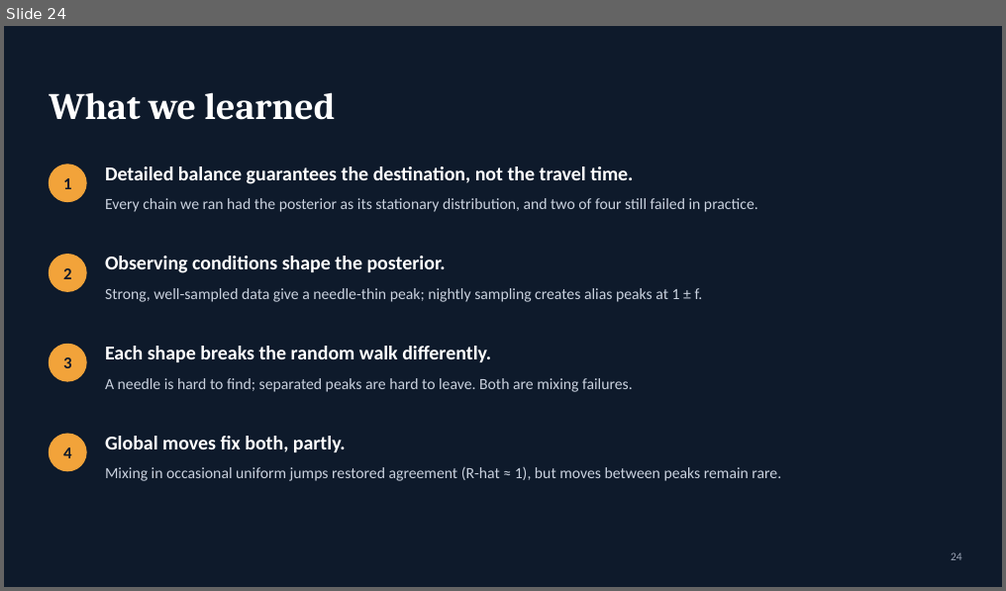
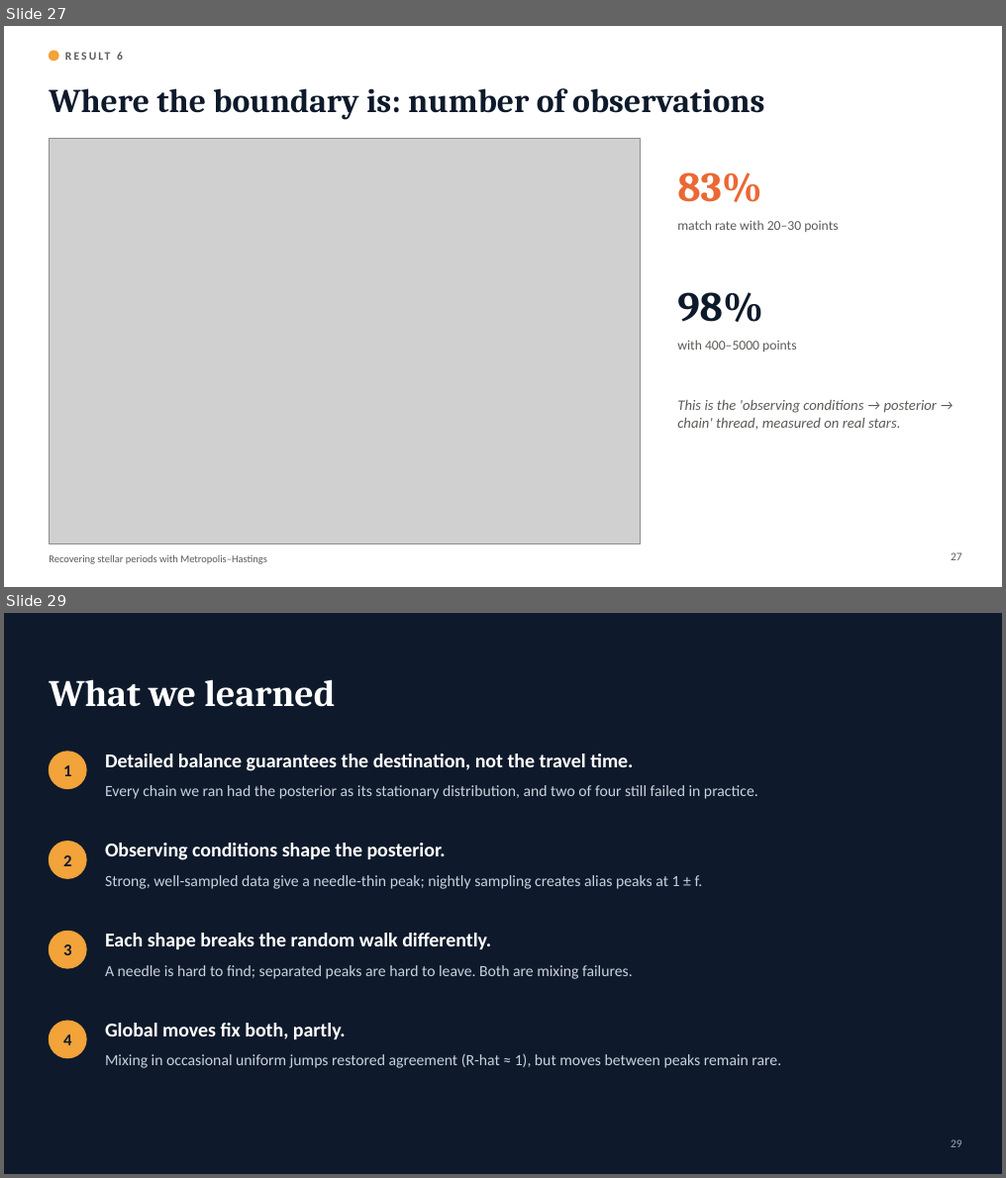
Before and after one commit to cognitogramma/StarSearch-, a slide deck: slides/Stellar_Periods_MH.pptx. Shown one above the other, each under a label of ours: slide 24 before the commit, slides 27 and 29 after it; the slides between them are not shown. The pictures are 1006x591 and 1006x1178 pixels, drawn with LibreOffice and Linux fonts; fonts in the diff are those of the drawing; grey boxes stand for pictures. Boxes give left, top, right and bottom in pixels: in the first picture for what was removed or moved away, otherwise in the second. Text is boxed around its words. In the diff, an @@ line names an element or a change of style, - is before the commit and + after.

```diff
--- a/slides/Stellar_Periods_MH.pptx
+++ b/slides/Stellar_Periods_MH.pptx
@@ slide 27 added at [4, 26, 1002, 587], background #FFFFFF @@
@@ ellipse added at [49, 51, 58, 61], fill #F2A33A, outline #F2A33A 1 pt @@
@@ text added at [117, 52, 123, 60], 11 pt, text #5C5B57, bold @@
+RESULT 6
@@ title added at [49, 88, 764, 120], 32 pt, text #0E1A2B, bold @@
+Where the boundary is: number of observations
@@ picture added at [49, 138, 641, 544] @@
@@ text added at [677, 173, 762, 202], 40 pt, text #EB6834, bold @@
+83%
@@ text added at [677, 220, 838, 232], 13 pt, text #5C5B57 @@
+match rate with 20–30 points
@@ text added at [677, 292, 763, 322], 40 pt, text #0E1A2B, bold @@
+98%
@@ text added at [677, 340, 796, 352], 13 pt, text #5C5B57 @@
+with 400–5000 points
@@ text added at [677, 400, 937, 430], 14 pt, text #5C5B57, italic @@
+This is the 'observing conditions → posterior → chain' thread, measured on real stars.
@@ text added at [49, 555, 267, 565], 10 pt, text #5C5B57 @@
+Recovering stellar periods with Metropolis–Hastings
@@ page number added at [950, 553, 962, 561], 11 pt, text #5C5B57 @@
+27
@@ what was slide 24 is now slide 29 @@
@@ page number at [950, 1140, 962, 1148]: text changed @@
-24
+29
```
Also in this commit, not shown: 4 other slides added, 9 other files.
